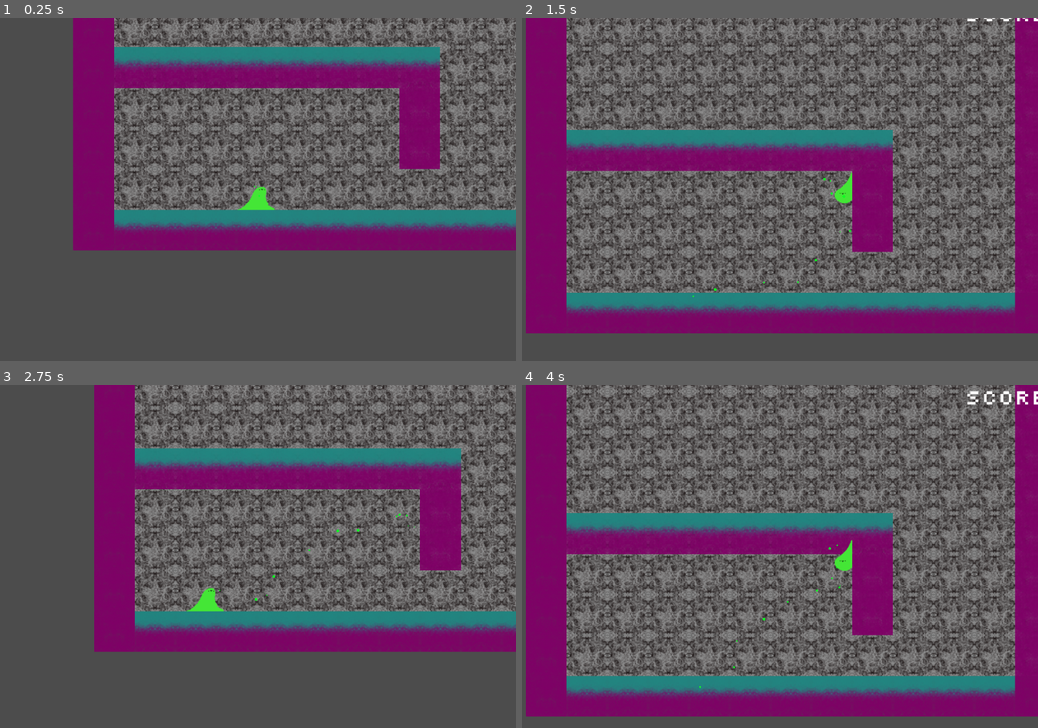
Above: before the commit, frames 1-4 (two rows, left to right).
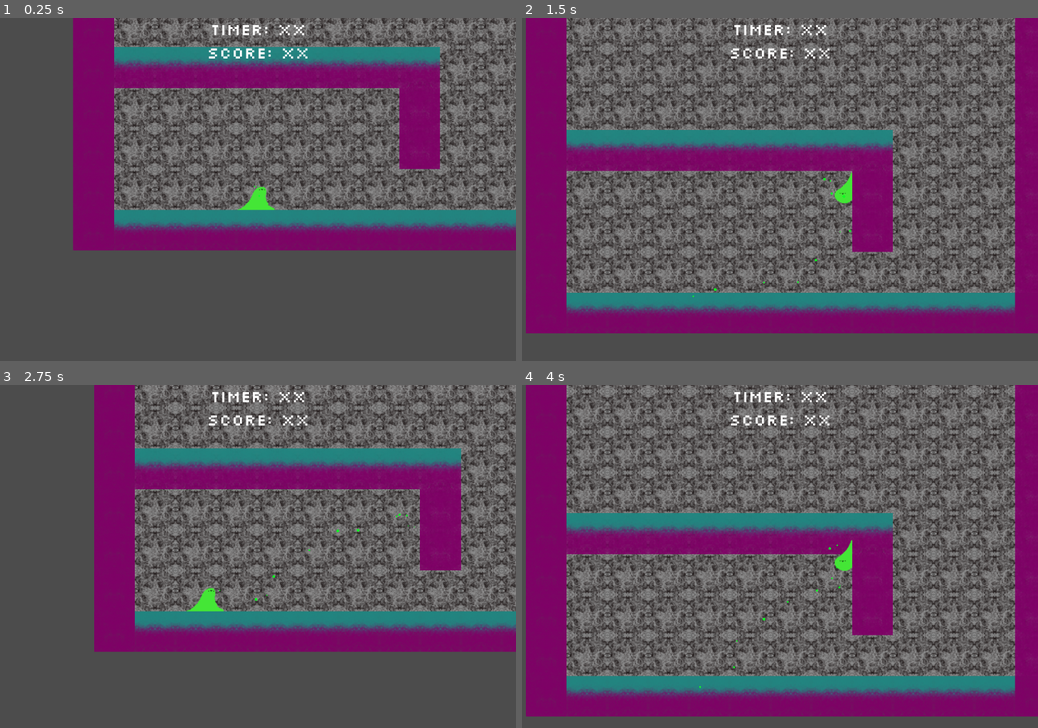
Above: after the commit, the same moments.

Repository: VMoonDev/SlimeShuffle
Game: Godot game, scene res://Game/Game.tscn
Two runs of this game, one before a commit and one after it. Both use one fixed random seed, a clock stepped at 60 frames per second and the inputs below.
Inputs:
- Up to frame 1 (0.25 s): no input
- Up to frame 2 (1.5 s): tap Enter at 0.5 s; hold D (move_right) from 0.53 s (still down); tap E (attack) at 0.6, 1.35 s; tap Space (jump) at 0.77 s
- Up to frame 3 (2.75 s): tap Space (jump) at 1.52 s; release D (move_right) at 2.03 s; hold A (move_left) from 2.03 s (still down); tap E (attack) at 2.1 s
- Up to frame 4 (4 s): release A (move_left) at 2.78 s; hold D (move_right) from 2.78 s (still down); tap E (attack) at 2.85, 3.6 s; tap Space (jump) at 3.02, 3.77 s

The runs differ from the first frame. In frame 1, 0.4% of the frame differs, in the area x 40-60%, y 2-12%; in frame 2, 0.5%; in frame 3, 0.4%; in frame 4, 0.7%, in the area x 40-100%, y 1-12%.

Commit message:
Add canvas layer to main game

Diff:
--- a/project/Game/Game.tscn
+++ b/project/Game/Game.tscn
@@ -18,6 +18,8 @@
 wait_time = 10.0
 autostart = true
 
-[node name="HUD" parent="." instance=ExtResource( 4 )]
+[node name="CanvasLayer" type="CanvasLayer" parent="."]
+
+[node name="HUD" parent="CanvasLayer" instance=ExtResource( 4 )]
 
 [connection signal="timeout" from="GameTimer" to="." method="_on_GameTimer_timeout"]
